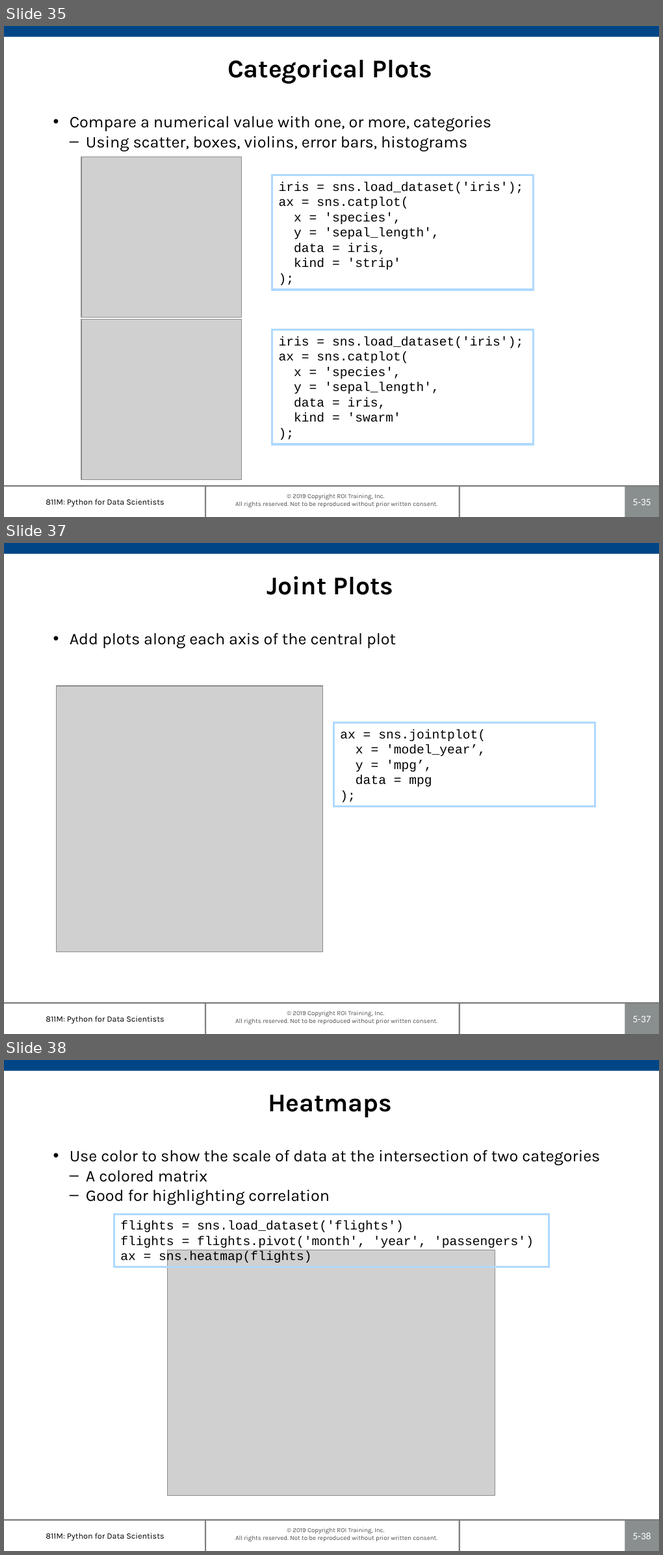
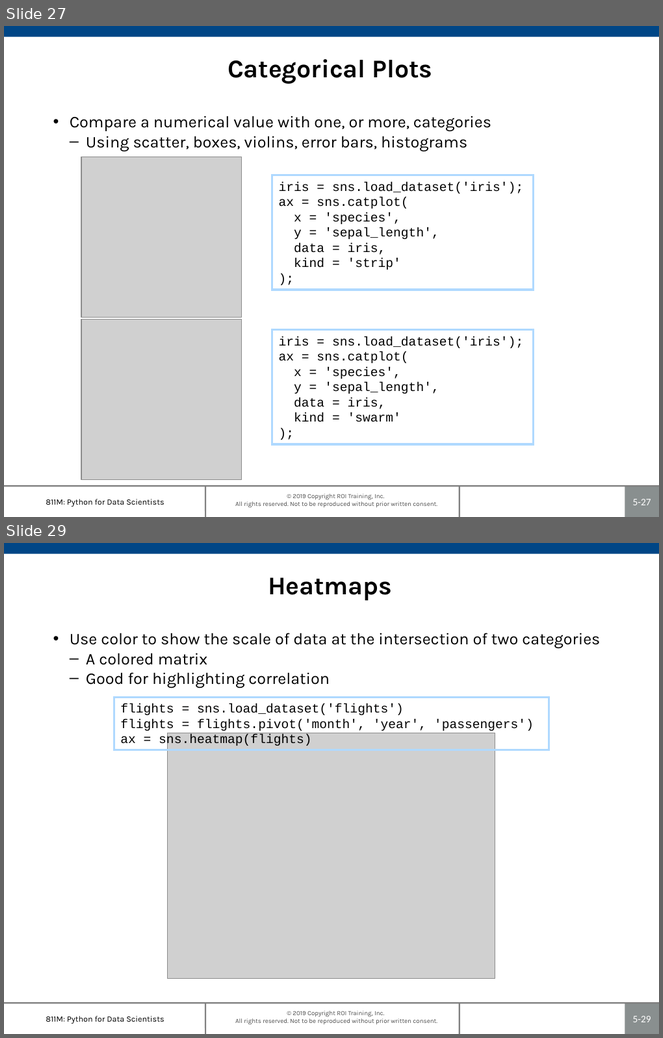
Before and after one commit to roitraining/PythonProgram, a slide deck: Day5-Plotting/Ch05-PlottingAndVisualization.pptx. Shown one above the other, each under a label of ours: slides 35, 37 and 38 before the commit, slides 27 and 29 after it; the slides between them are not shown. The pictures are 663x1555 and 663x1038 pixels, drawn with LibreOffice and Linux fonts; fonts in the diff are those of the drawing; grey boxes stand for pictures; background and template pictures are left out. Boxes give left, top, right and bottom in pixels: in the first picture for what was removed or moved away, otherwise in the second. Text is boxed around its words. In the diff, an @@ line names an element or a change of style, - is before the commit and + after.

```diff
--- a/Day5-Plotting/Ch05-PlottingAndVisualization.pptx
+++ b/Day5-Plotting/Ch05-PlottingAndVisualization.pptx
@@ slide 37 removed at [4,543,659,1034], background #FFFFFF; not listed: 7 template elements that a slide beside it also shows @@
@@ title removed at [267,576,393,595] @@
-Joint Plots
@@ text removed at [70,633,396,649] @@
-• Add plots along each axis of the central plot
@@ picture removed at [57,686,322,952] @@
@@ rectangle removed at [334,723,595,807] @@
-ax = sns.jointplot(
-x = 'model_year’,
-y = 'mpg’,
-data = mpg
-);
@@ what was slide 35 is now slide 27 @@
@@ page number at [633,499,651,506]: text changed @@
-5-35
+5-27
@@ what was slide 38 is now slide 29 @@
@@ page number at [633,1016,651,1023]: text changed @@
-5-38
+5-29
```
Also in this commit, not shown: 1 slide changed, 8 other slides removed.
